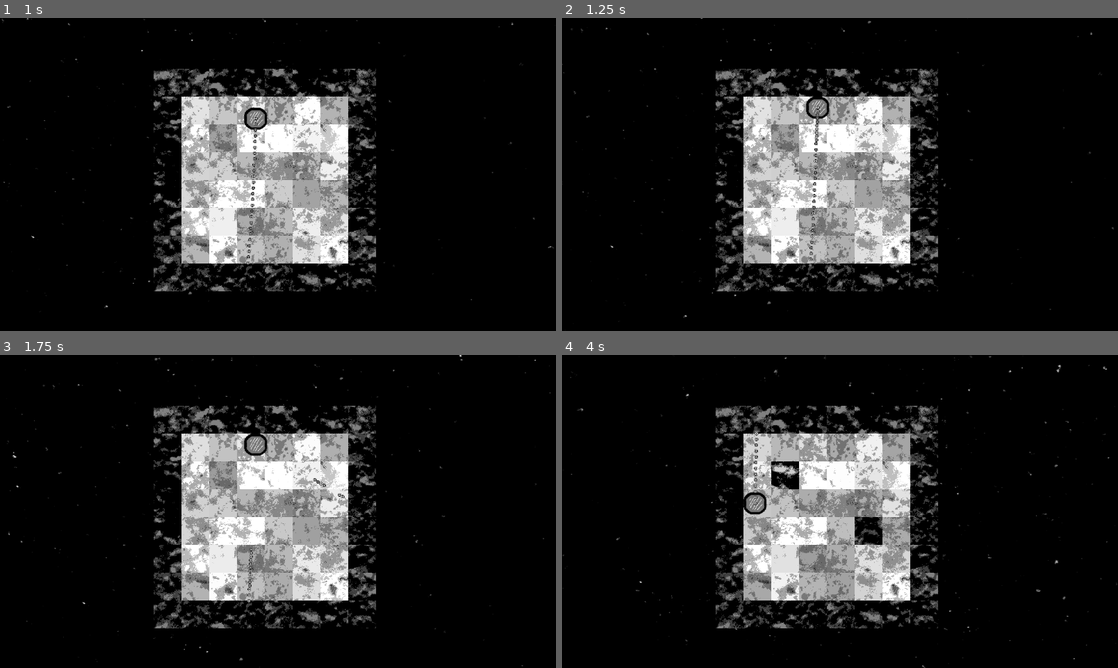
Above: before the commit, frames 1-4 (two rows, left to right).
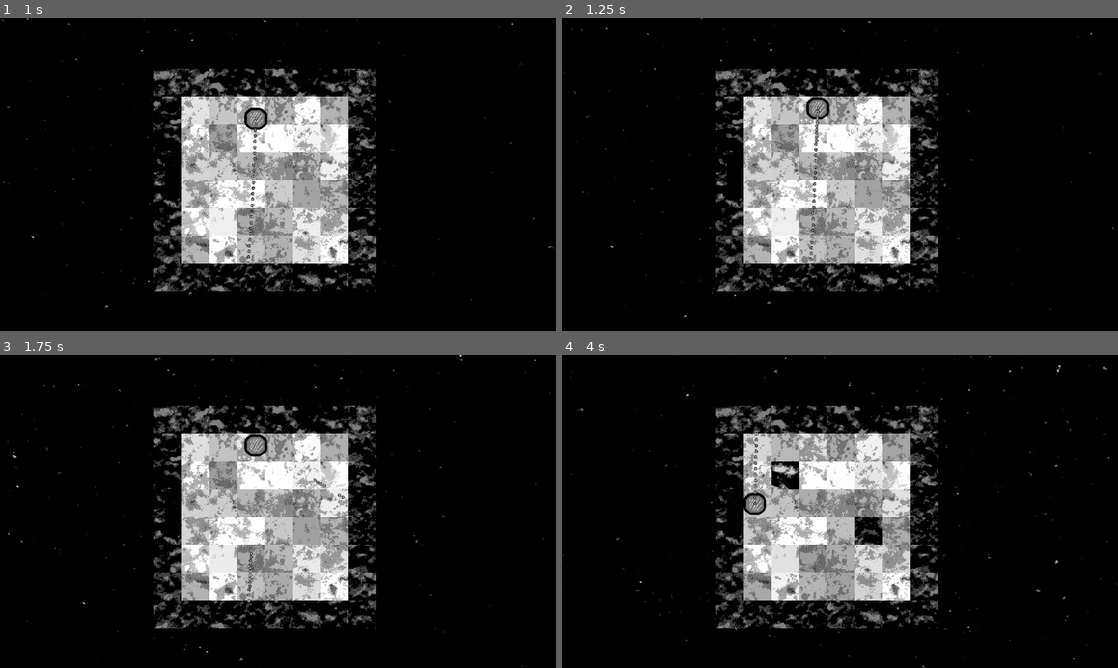
Above: after the commit, the same moments.

Repository: Indivicivet/ludumdare54
Game: Godot game, scene res://ludumdare54.tscn
Same seed, same stepped clock (60 frames per second), same inputs: the game is played once before the commit and once after it.
Inputs (mouse positions are in pixels of both pictures, inside the frame that each line leads up to):
- Up to frame 1 (1 s): move the mouse to (250, 237) at 0.52 s; press the mouse at (250, 237) at 0.53 s; hold Up (up) from 0.53 s (still down)
- Up to frame 2 (1.25 s): keep holding Up (up)
- Up to frame 3 (1.75 s): keep holding Up (up); move the mouse to (444, 558) at 1.27 s; release the mouse at (444, 558) at 1.28 s; click (444, 558) at 1.35 s
- Up to frame 4 (4 s): move the mouse to (673, 464) at 2.02 s; release Up (up) at 2.03 s; press the mouse at (673, 464) at 2.03 s; hold Left (left) 2.03-3.53 s; move the mouse to (867, 511) at 2.77 s; release the mouse at (867, 511) at 2.78 s; click (867, 511) at 2.85 s; move the mouse to (756, 433) at 3.52 s; press the mouse at (756, 433) at 3.53 s; hold Down (down) from 3.53 s (still down)

Frame 1 is identical in both runs. In frame 2, 0.1% of the frame differs, in the area x 43-48%, y 25-41%; in frame 3, 0.2%, in the area x 43-62%, y 25-76%; in frame 4, 0.2%.

Commit message:
collide the player as a circle for less getting stuck

Diff:
--- a/ludumdare54.tscn
+++ b/ludumdare54.tscn
@@ -9,6 +9,9 @@
 [ext_resource type="Texture2D" uid="uid://dyql1ycffaje6" path="res://graphics/player0001.png" id="6_w1o1e"]
 [ext_resource type="PackedScene" uid="uid://telbw0j0atkg" path="res://floor_or_block.tscn" id="7_p865s"]
 
+[sub_resource type="CircleShape2D" id="CircleShape2D_gwbx5"]
+radius = 26.0192
+
 [node name="Node2D" type="Node2D"]
 script = ExtResource("1_v3hpp")
 
@@ -238,6 +241,5 @@
 [node name="gun1" type="Node2D" parent="player"]
 script = ExtResource("5_1et4n")
 
-[node name="CollisionPolygon2D" type="CollisionPolygon2D" parent="player"]
-scale = Vector2(1.03, 1.03)
-polygon = PackedVector2Array(10, -23, 12, -23, 12, -22, 14, -22, 14, -21, 16, -21, 16, -20, 17, -20, 17, -19, 18, -19, 18, -18, 20, -18, 20, -17, 21, -17, 21, -15, 22, -15, 22, -14, 23, -14, 23, -13, 24, -13, 24, -9, 25, -9, 25, 10, 24, 10, 24, 14, 23, 14, 23, 15, 22, 15, 22, 16, 21, 16, 21, 18, 20, 18, 20, 19, 18, 19, 18, 20, 17, 20, 17, 21, 16, 21, 16, 22, 14, 22, 14, 23, 12, 23, 12, 24, 10, 24, 10, 25, -11, 25, -11, 24, -13, 24, -13, 23, -15, 23, -15, 22, -17, 22, -17, 21, -18, 21, -18, 20, -19, 20, -19, 19, -21, 19, -21, 18, -22, 18, -22, 16, -23, 16, -23, 15, -24, 15, -24, 14, -25, 14, -25, 10, -26, 10, -26, -9, -25, -9, -25, -13, -24, -13, -24, -14, -23, -14, -23, -15, -22, -15, -22, -17, -21, -17, -21, -18, -19, -18, -19, -19, -18, -19, -18, -20, -17, -20, -17, -21, -15, -21, -15, -22, -13, -22, -13, -23, -11, -23, -11, -24, 10, -24)
+[node name="CollisionShape2D" type="CollisionShape2D" parent="player"]
+shape = SubResource("CircleShape2D_gwbx5")
Not shown: 1 places in ludumdare54.tscn that only renumber resources
